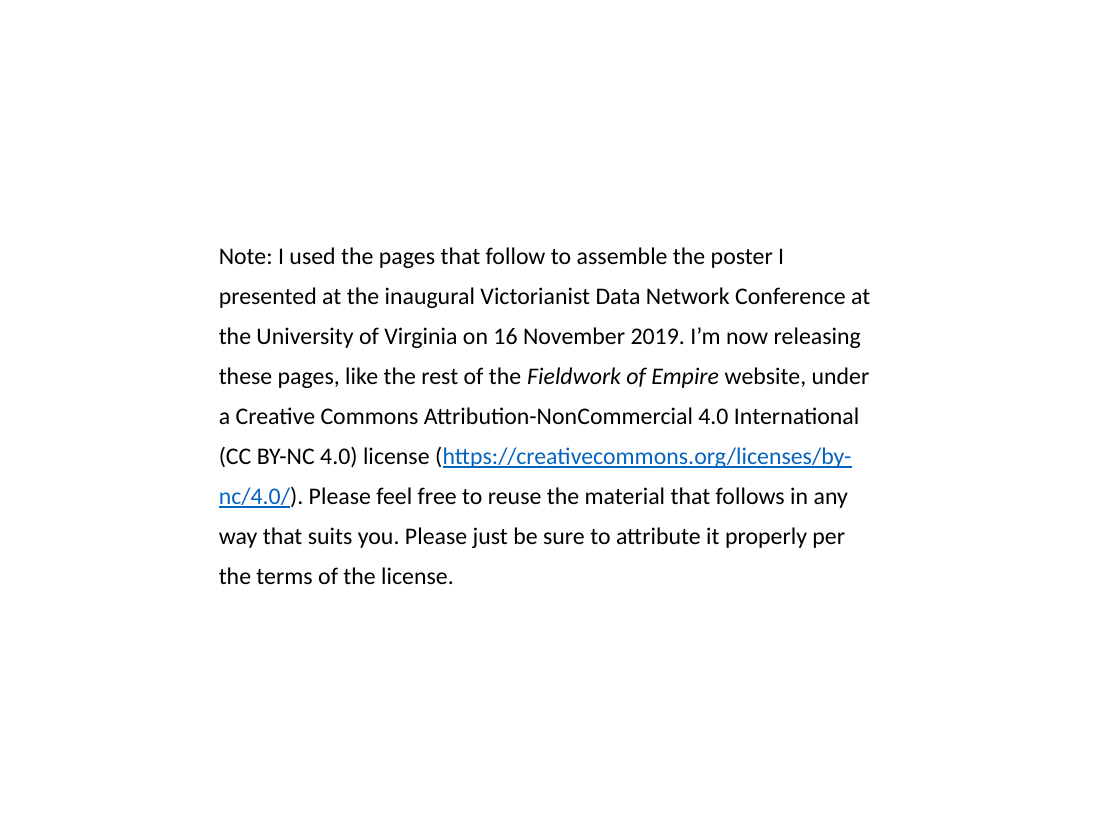
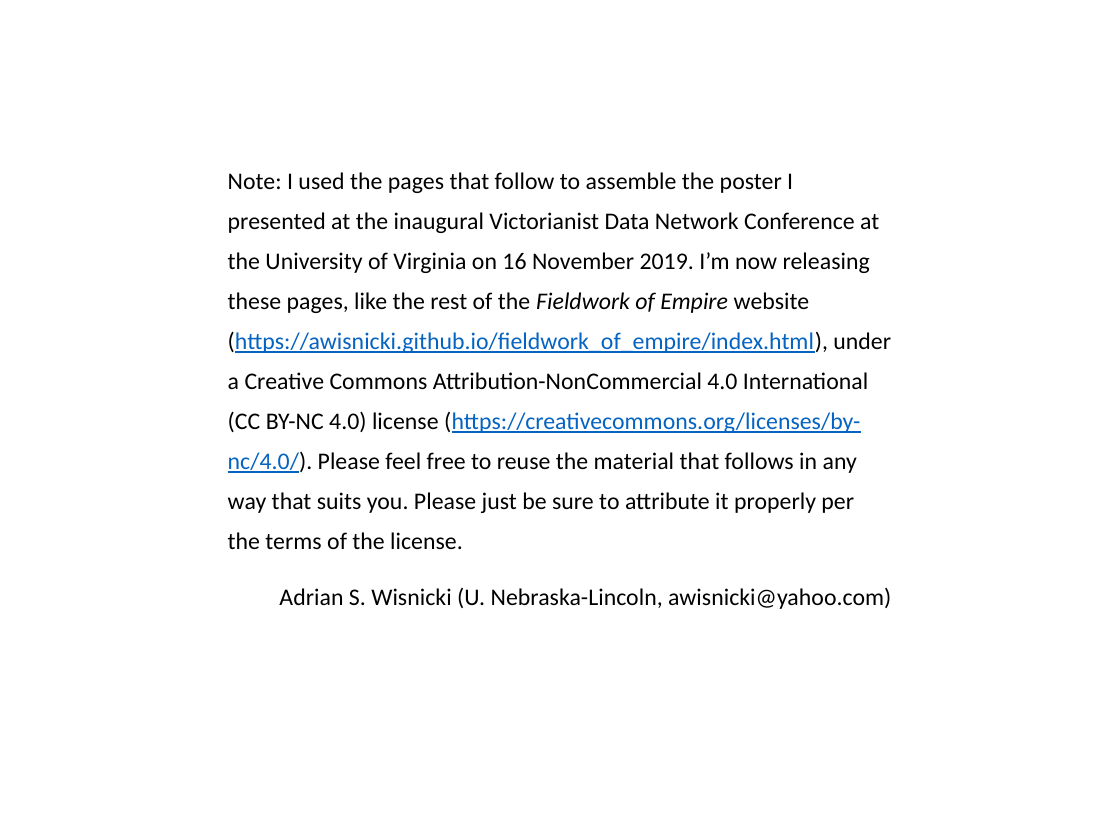
Before and after one commit to awisnicki/Fieldwork_of_Empire, a slide deck: slide 1 of Victorian-Data-Conference/Wisnicki-Fieldwork_of_Empire-poster.pptx. Drawn at 1120x840 pixels with LibreOffice and Linux fonts; fonts in the diff are those of the drawing. Boxes give left, top, right and bottom in pixels: in the first picture for what was removed or moved away, otherwise in the second. Text is boxed around its words. In the diff, an @@ line names an element or a change of style, - is before the commit and + after.

Commit message:
add details to first slide of Data Network poster

```diff
--- a/Victorian-Data-Conference/Wisnicki-Fieldwork_of_Empire-poster.pptx
+++ b/Victorian-Data-Conference/Wisnicki-Fieldwork_of_Empire-poster.pptx
@@ text at (228, 172, 891, 609): text changed @@
-Note: I used the pages that follow to assemble the poster I presented at the inaugural Victorianist Data Network Conference at the University of Virginia on 16 November 2019. I’m now releasing these pages, like the rest of the Fieldwork of Empire website, under a Creative Commons Attribution-NonCommercial 4.0 International (CC BY-NC 4.0) license (https://creativecommons.org/licenses/by-nc/4.0/). Please feel free to reuse the material that follows in any way that suits you. Please just be sure to attribute it properly per the terms of the license.
+Note: I used the pages that follow to assemble the poster I presented at the inaugural Victorianist Data Network Conference at the University of Virginia on 16 November 2019. I’m now releasing these pages, like the rest of the Fieldwork of Empire website (https://awisnicki.github.io/fieldwork_of_empire/index.html), under a Creative Commons Attribution-NonCommercial 4.0 International (CC BY-NC 4.0) license (https://creativecommons.org/licenses/by-nc/4.0/). Please feel free to reuse the material that follows in any way that suits you. Please just be sure to attribute it properly per the terms of the license.
+Adrian S. Wisnicki (U. Nebraska-Lincoln, awisnicki@yahoo.com)
```
Also in this commit, not shown: 1 other file.
